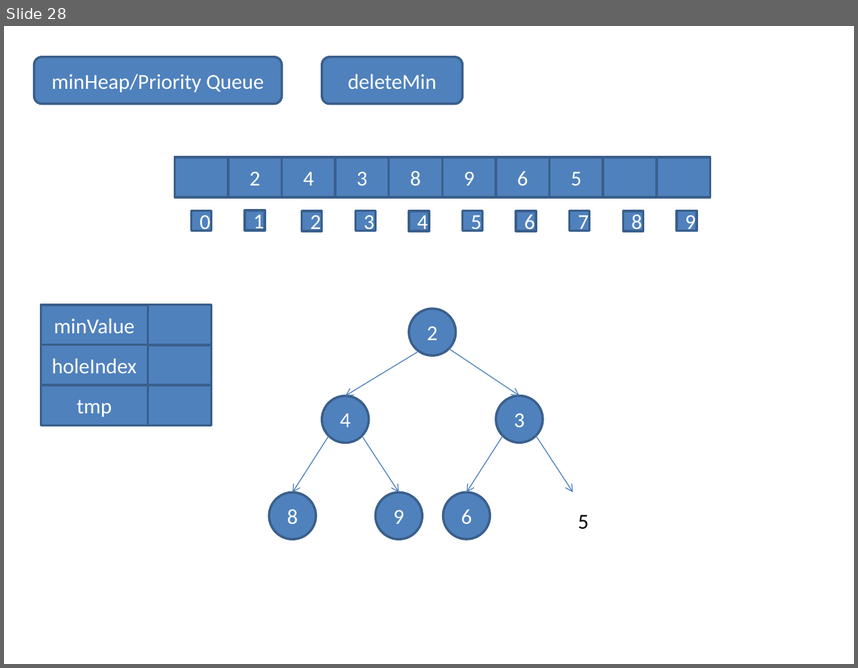
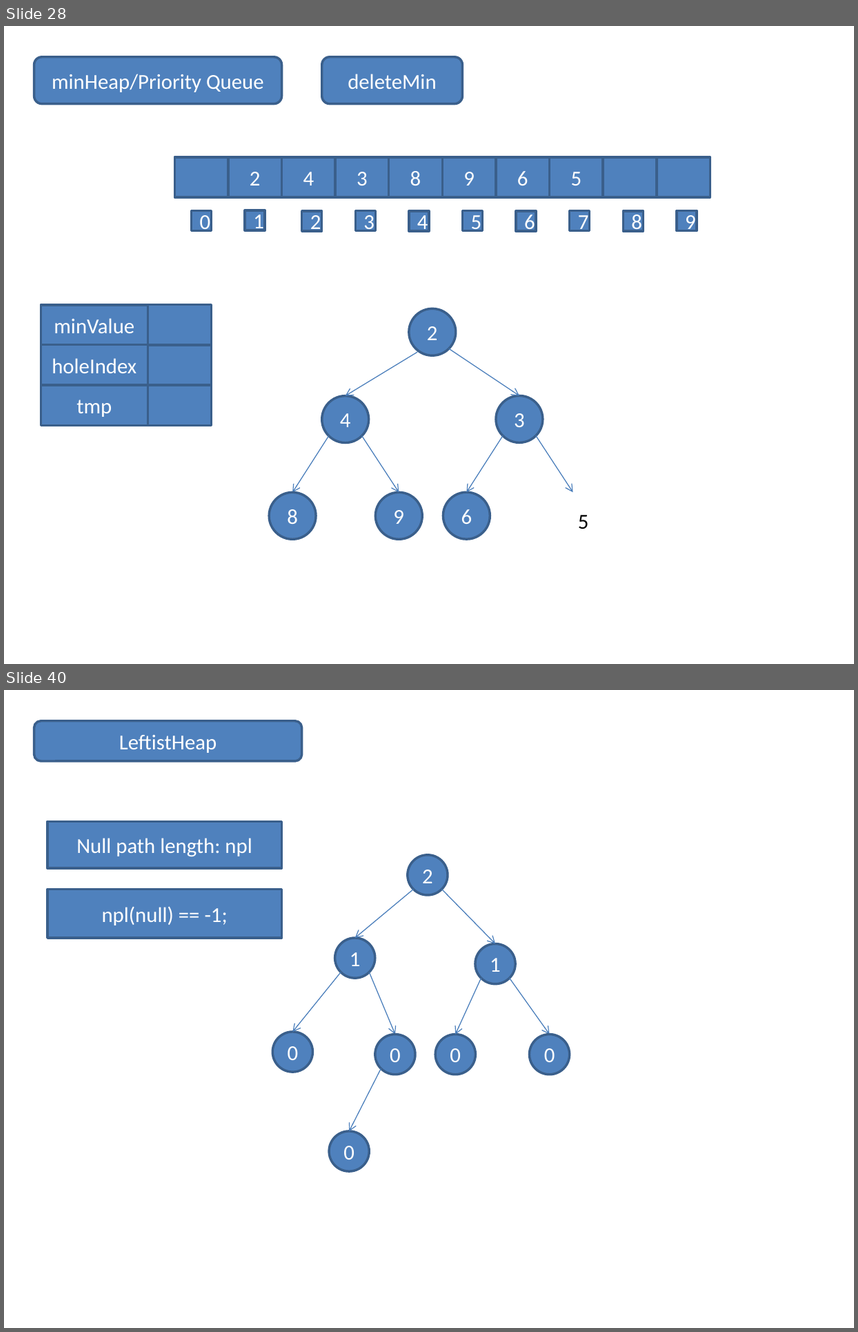
Before and after one commit to LearningPracticeTheory/Data-Structure, a slide deck: JDS6/JDS6.pptx. Shown one above the other, each under a label of ours: slide 28 before the commit, slides 28 and 40 after it; the slides between them are not shown. The pictures are 858x668 and 858x1332 pixels, drawn with LibreOffice and Linux fonts; fonts in the diff are those of the drawing. Boxes give left, top, right and bottom in pixels: in the first picture for what was removed or moved away, otherwise in the second. Text is boxed around its words. In the diff, an @@ line names an element or a change of style, - is before the commit and + after.

Commit message:
Leftist Heap

```diff
--- a/JDS6/JDS6.pptx
+++ b/JDS6/JDS6.pptx
@@ slide 40 added at <box>4,690,854,1328</box>, background #FFFFFF @@
@@ rounded rectangle added at <box>34,720,301,760</box>, fill #4F81BD, outline #3A5F8C 2 pt, 18 pt, text #FFFFFF @@
+LeftistHeap
@@ rectangle added at <box>47,822,282,869</box>, fill #4F81BD, outline #3A5F8C 2 pt, 18 pt, text #FFFFFF @@
+Null path length: npl
@@ ellipse added at <box>408,855,448,895</box>, fill #4F81BD, outline #3A5F8C 2 pt, 18 pt, text #FFFFFF @@
+2
@@ rectangle added at <box>47,889,282,938</box>, fill #4F81BD, outline #3A5F8C 2 pt, 18 pt, text #FFFFFF @@
+npl(null) == -1;
@@ arrow added from (414, 889) to (355, 938), #4B7EBC 0.75 pt @@
@@ arrow added from (441, 889) to (495, 943), #4B7EBC 0.75 pt @@
@@ ellipse added at <box>335,938,375,977</box>, fill #4F81BD, outline #3A5F8C 2 pt, 18 pt, text #FFFFFF @@
+1
@@ ellipse added at <box>475,943,515,983</box>, fill #4F81BD, outline #3A5F8C 2 pt, 18 pt, text #FFFFFF @@
+1
@@ arrow added from (341, 972) to (293, 1032), #4B7EBC 0.75 pt @@
@@ arrow added from (370, 972) to (395, 1034), #4B7EBC 0.75 pt @@
@@ arrow added from (481, 978) to (455, 1034), #4B7EBC 0.75 pt @@
@@ arrow added from (510, 978) to (550, 1034), #4B7EBC 0.75 pt @@
@@ ellipse added at <box>272,1032,312,1072</box>, fill #4F81BD, outline #3A5F8C 2 pt, 18 pt, text #FFFFFF @@
+0
@@ ellipse added at <box>375,1034,415,1074</box>, fill #4F81BD, outline #3A5F8C 2 pt, 18 pt, text #FFFFFF @@
+0
@@ ellipse added at <box>435,1034,475,1074</box>, fill #4F81BD, outline #3A5F8C 2 pt, 18 pt, text #FFFFFF @@
+0
@@ ellipse added at <box>529,1034,569,1074</box>, fill #4F81BD, outline #3A5F8C 2 pt, 18 pt, text #FFFFFF @@
+0
@@ arrow added from (381, 1068) to (349, 1131), #4B7EBC 0.75 pt @@
@@ ellipse added at <box>329,1131,369,1171</box>, fill #4F81BD, outline #3A5F8C 2 pt, 18 pt, text #FFFFFF @@
+0
```
Also in this commit, not shown: 9 other slides added, 2 slides removed, 2 other files.
